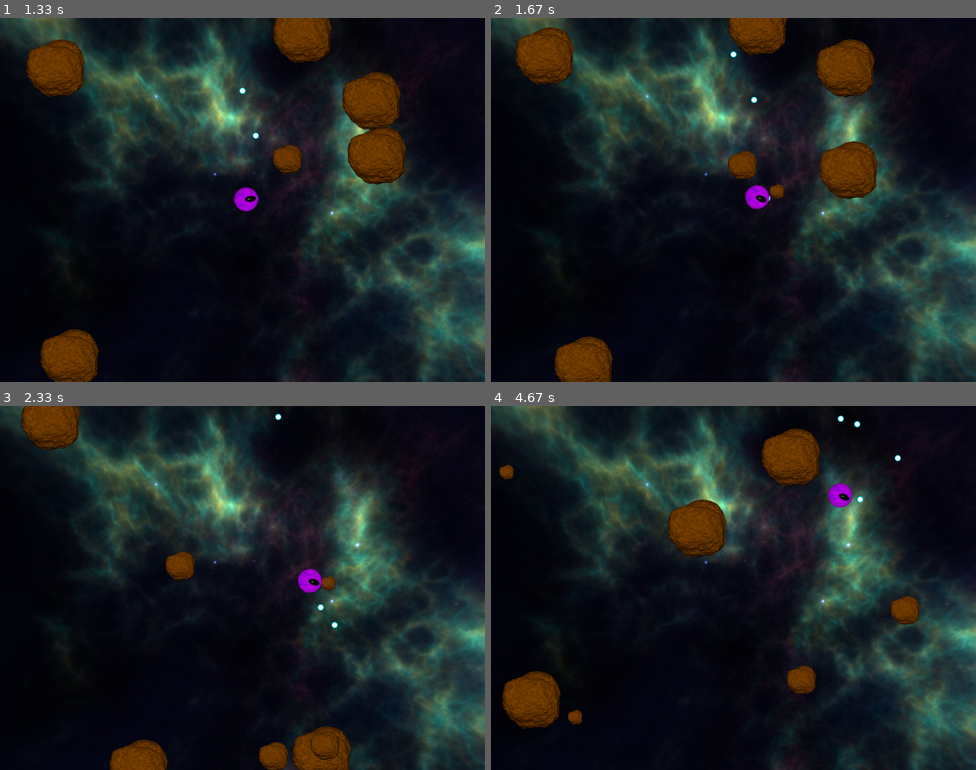
Above: before the commit, frames 1-4 (two rows, left to right).
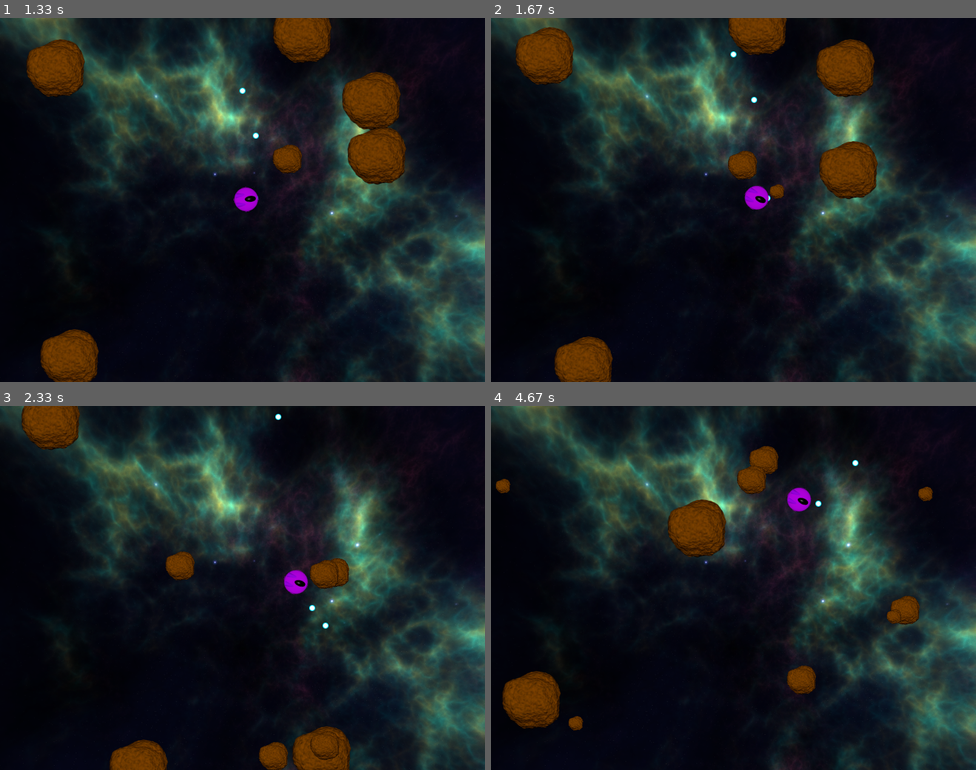
Above: after the commit, the same moments.

Repository: k12-jowhite/MyRealPython
Game: pygame game, started from awesome_pygame_project/Space_Rocks/__main__.py
Two runs of this game, one before a commit and one after it. Both use one fixed random seed, a clock stepped at 60 frames per second and the inputs below.
Inputs:
- Up to frame 1 (1.33 s): tap Space at 0.33, 0.73, 1.03, 1.23 s; hold Right 0.67-1.13 s; hold Up from 1.17 s (still down)
- Up to frame 2 (1.67 s): release Up at 1.47 s; hold Right from 1.5 s (still down); tap Space at 1.57 s
- Up to frame 3 (2.33 s): tap Space at 1.87, 2.07 s; release Right at 1.97 s; hold Left from 2 s (still down)
- Up to frame 4 (4.67 s): tap Space at 2.37, 2.63, 2.97, 3.27, 3.4, 3.8, 4.1, 4.47 s; release Left at 2.53 s; hold Down 2.57-2.87 s; hold Left 2.9-3.3 s; hold Up 3.33-3.7 s; hold Right 3.73-4.37 s; hold Down from 4.4 s (still down)

Frame 1 is identical in both runs. In frame 2, less than 0.1% of the frame differs, in the area x 52-58%, y 45-53%; in frame 3, 0.9%; in frame 4, 3.0%, in the area x 1-92%, y 2-90%.

Commit message:
Update asteroid.reflect and ship.decelerate

Diff:
--- a/awesome_pygame_project/Space_Rocks/game.py
+++ b/awesome_pygame_project/Space_Rocks/game.py
@@ -78,9 +78,11 @@
                         break
                     else :
                         ship_direction = self.spaceship.direction
+                        for _ in range(asteroid.size * 2) :
+                            self.spaceship.decelerate()
+                        self.spaceship.shield -= 1
                         self.asteroids.remove(asteroid)
                         asteroid.reflect(ship_direction)
-                        self.spaceship.shield -= 1
         for bullet in self.bullets[:] :
             for asteroid in self.asteroids[:] :
                 if asteroid.collides_with(bullet) :
--- a/awesome_pygame_project/Space_Rocks/models.py
+++ b/awesome_pygame_project/Space_Rocks/models.py
@@ -58,17 +58,18 @@
 
     def decelerate(self) :
         if not self.velocity == (self.MIN_SPEED, self.MIN_SPEED) :
-            sign = 1 if self.velocity.x >= 0 else -1
-            dec_factor = (abs(self.velocity.x) * self.DECELERATION) * sign
+            dec_factor = self.velocity.x * self.DECELERATION
             self.velocity.x = self.MIN_SPEED if self.velocity.x == self.MIN_SPEED else (
                 self.velocity.x - dec_factor
             )
-            sign = 1 if self.velocity.y >= 0 else -1
-            dec_factor = (abs(self.velocity.y) * self.DECELERATION) * sign
+            dec_factor = self.velocity.y * self.DECELERATION
             self.velocity.y = self.MIN_SPEED if self.velocity.y == self.MIN_SPEED else (
                 self.velocity.y - dec_factor
             )
         print(self.velocity)
+
+    def lose_shield(self) :
+        self.shield -= 1
 
     def shoot(self) :
         bullet_velocity = self.direction * self.BULLET_SPEED + self.velocity
@@ -109,7 +110,7 @@
         print(curr_angle)
         if self.size > 1 :
             for a in range(2) :
-                new_angle = (-1, 0) if a % 2 else (1, 0)
+                new_angle = (-1, -1) if a % 2 else (0, 1)
                 asteroid = Asteroid(
                     self.position,
                     self.create_asteroid_callback,
@@ -117,6 +118,7 @@
                     ship_vector.reflect(new_angle)
                 )
                 self.create_asteroid_callback(asteroid)
+                print(asteroid.direction.angle_to(UP))
 
 class Bullet(GameObject) :
     def __init__(self, position, velocity) :
